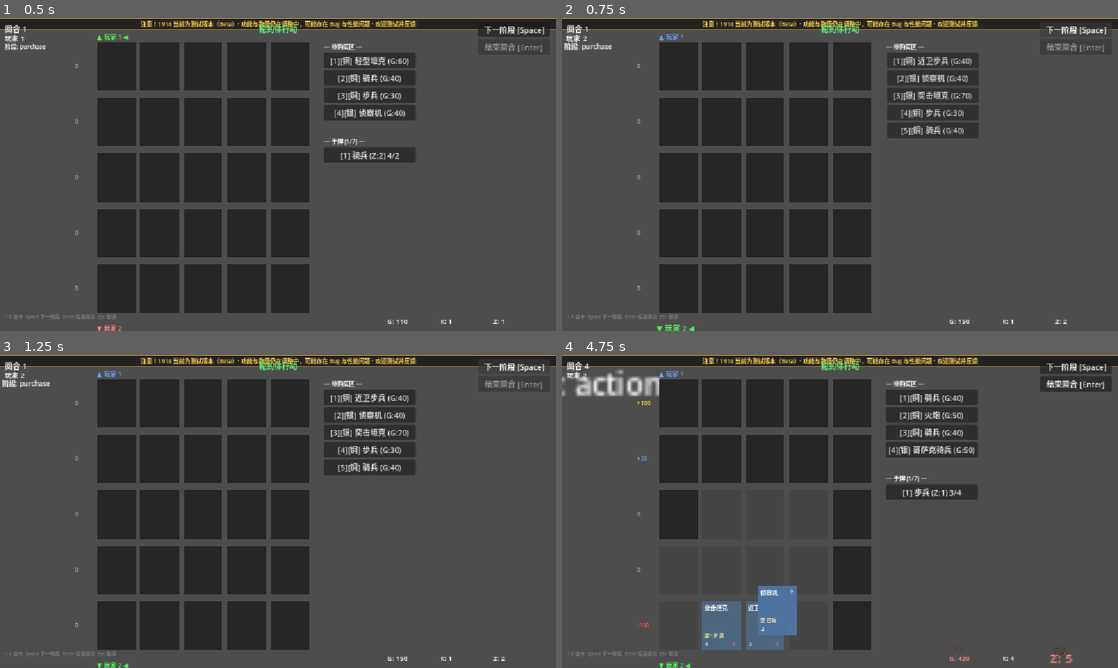
Above: before the commit, frames 1-4 (two rows, left to right).
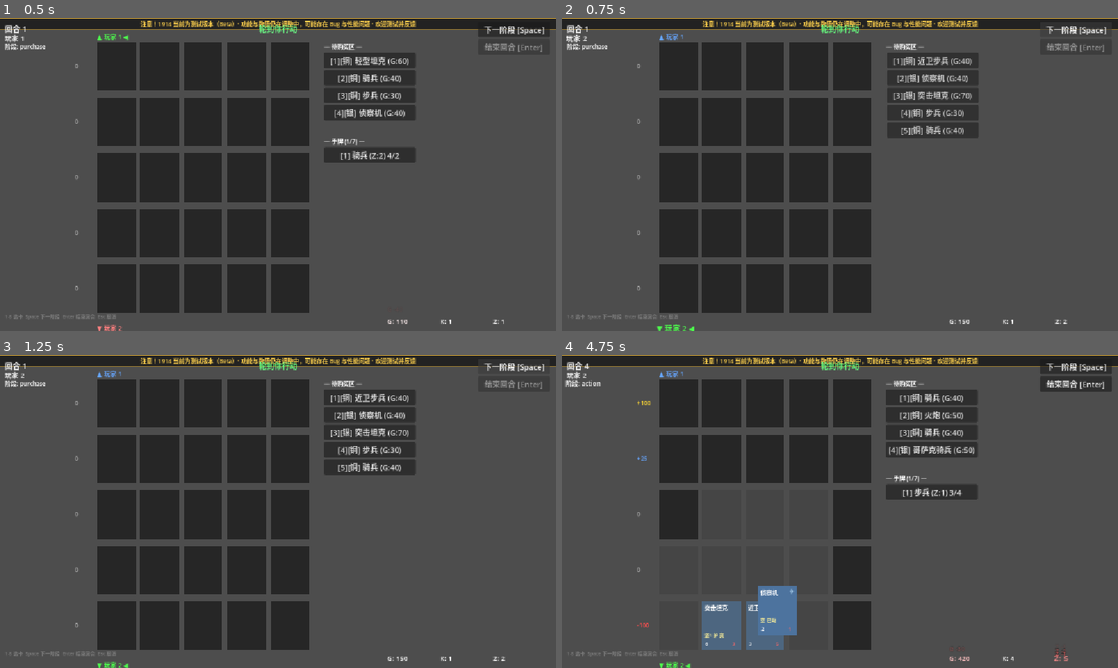
Above: after the commit, the same moments.

Repository: fdvecbtwdh/1914
Game: Godot game, scene res://tests/anim_shots.tscn
The game is run twice, just before and just after one commit, with the same random seed, the same clock (stepped at 60 frames per second) and the same inputs. This scene is started directly instead of the project's main scene.
Inputs:
- Up to frame 1 (0.5 s): no input
- Up to frame 2 (0.75 s): click "下一阶段 [Space]" at 0.5 s
- Up to frame 3 (1.25 s): no input
- Up to frame 4 (4.75 s): click "[1][银] 侦察机 (G:40)" at 1.25 s; click "[1][铜] 骑兵 (G:40)" at 2 s; click "结束回合 [Enter]" at 2.75 s; click "[1][铜] 步兵 (G:30)" at 3.5 s; click "[2][铜] 步兵 (G:30)" at 4.25 s

Frame 1 is identical in both runs. In frame 2, 0.1% of the frame differs, in the area x 0-9%, y 8-11%; in frame 3, 0.1%; in frame 4, 1.0%, in the area x 0-92%, y 4-99%.

Commit message:
fix(ui): 资源数字变红后回不到原色（动画被打断留在中间态）
现象：花掉资源后右下角 G/K/Z 变红，然后一直红着不恢复。

原因：pop / shake / tint 每次触发都以"当前值"为基态并在结尾还原。连续两次触发时
（例如连买两张卡，同一个标签连续泛红），第二次把"正在变红的中间态"当成基态记下来，
结束时还原到那个红色中间值，就永远停在红色（scale 同理，会停在放大态）。

修法：三种动画都加打断安全机制 —— 记住第一次触发时的基态（scale / position / RGB），
新触发先 kill 旧 Tween，结束时恢复到记住的基态并清理标记；tint 仍然不碰 alpha。

回归：tests/anim_verify.gd 新增"打断安全"断言（连续 tint/pop/shake 后必须回基态）
与真实路径收尾断言（G/K/Z 标签颜色回白、scale 回 1）。修复前稳定复现
"染色被打断后仍回到原色 (1.0, 0.568, 0.568, 1.0)"，修复后 43 项断言全过。

Diff:
--- a/scripts/ui/ui_anim.gd
+++ b/scripts/ui/ui_anim.gd
@@ -31,6 +31,45 @@
 	return node != null and is_instance_valid(node) and node.has_meta(FLOAT_META)
 
 
+## 打断安全（interruption-safe）机制：
+## 同一节点上重复触发同一种动画时（例：连续两次购买让同一个资源标签连续泛红），
+## 旧 Tween 必须被杀掉，而且"基态"（原始 scale / position / 颜色）在第一次触发时就被记住，
+## 收尾把节点恢复到那个基态 —— 否则第二次动画会把"红的中间态"当成原色，颜色就永远回不去了。
+static func _kill_prev(node: CanvasItem, key: String) -> void:
+	var meta := _tw_meta(key)
+	if node.has_meta(meta):
+		var prev: Variant = node.get_meta(meta)
+		if prev is Tween and (prev as Tween).is_valid():
+			(prev as Tween).kill()
+		node.remove_meta(meta)
+
+
+static func _track(node: CanvasItem, key: String, t: Tween) -> void:
+	node.set_meta(_tw_meta(key), t)
+
+
+static func _base(node: CanvasItem, key: String, cur: Variant) -> Variant:
+	var meta := _base_meta(key)
+	if node.has_meta(meta):
+		return node.get_meta(meta)
+	node.set_meta(meta, cur)
+	return cur
+
+
+static func _settle(node: CanvasItem, key: String) -> void:
+	for meta in [_tw_meta(key), _base_meta(key)]:
+		if node.has_meta(meta):
+			node.remove_meta(meta)
+
+
+static func _tw_meta(key: String) -> String:
+	return "ui_anim_tw_" + key
+
+
+static func _base_meta(key: String) -> String:
+	return "ui_anim_base_" + key
+
+
 ## 快速"弹一下"：放大到 peak 再回原位。用于数字标签、卡牌、标记。
 static func pop(node: CanvasItem, peak: float = 1.12, dur: float = 0.18) -> void:
 	if not _ok(node):
@@ -39,18 +78,26 @@
 		var c := node as Control
 		if c.size != Vector2.ZERO:
 			c.pivot_offset = c.size * 0.5
-	var base: Vector2 = node.scale
+	_kill_prev(node, "pop")
+	var base: Vector2 = _base(node, "pop", node.scale)
 	var t := node.create_tween()
 	t.set_trans(Tween.TRANS_BACK).set_ease(Tween.EASE_OUT)
 	t.tween_property(node, "scale", base * peak, dur * 0.4)
 	t.tween_property(node, "scale", base, dur * 0.6)
+	t.tween_callback(func():
+		if _ok(node):
+			node.scale = base
+			_settle(node, "pop")
+	)
+	_track(node, "pop", t)
 
 
 ## 左右抖动。用于受击卡牌；结束时回到原位置。
 static func shake(node: Control, amp: float = 6.0, dur: float = 0.26) -> void:
 	if not _ok(node):
 		return
-	var base: Vector2 = node.position
+	_kill_prev(node, "shake")
+	var base: Vector2 = _base(node, "shake", node.position)
 	var steps := 6
 	var t := node.create_tween()
 	for i in range(steps):
@@ -58,21 +105,33 @@
 		var decay := 1.0 - float(i) / float(steps)
 		t.tween_property(node, "position", base + Vector2(amp * dir * decay, 0.0), dur / float(steps))
 	t.tween_property(node, "position", base, dur / float(steps))
+	t.tween_callback(func():
+		if _ok(node):
+			node.position = base
+			_settle(node, "shake")
+	)
+	_track(node, "shake", t)
 
 
 ## 颜色闪烁（modulate 叠加染色，结束后还原）。
-## 只改 RGB、不碰 alpha：否则会和淡入/淡出类动画抢同一个属性。
-## 典型坑：缩放入场（alpha 0→1）与染色同时跑，染色把进场前捕获的 alpha=0 写回去，
-## 动画结束后整张卡变全透明，要等下一次整屏重绘才"重新出现"。
+## - 只改 RGB、不碰 alpha：否则会和淡入/淡出类动画抢同一个属性（缩放入场时会把 alpha 写回 0）。
+## - 基色在第一次染色时记住，被打断也不丢：连续两次变红后仍能回到原色，不会"红着不走"。
 static func tint(node: CanvasItem, color: Color, dur: float = 0.4) -> void:
 	if not _ok(node):
 		return
-	var base: Color = node.modulate
-	var from := Color(base.r, base.g, base.b)
+	_kill_prev(node, "tint")
+	var base: Color = _base(node, "tint", Color(node.modulate.r, node.modulate.g, node.modulate.b))
+	var from := Color(node.modulate.r, node.modulate.g, node.modulate.b)
 	var peak := Color(color.r, color.g, color.b)
 	var t := node.create_tween()
 	t.tween_method(_apply_rgb.bind(node), from, peak, dur * 0.25)
-	t.tween_method(_apply_rgb.bind(node), peak, from, dur * 0.75)
+	t.tween_method(_apply_rgb.bind(node), peak, base, dur * 0.75)
+	t.tween_callback(func():
+		if _ok(node):
+			_apply_rgb(base, node)
+			_settle(node, "tint")
+	)
+	_track(node, "tint", t)
 
 
 ## 只写回 modulate 的 RGB，当前 alpha 原样保留（避免把别人的淡入淡出踩掉）。
--- a/tests/anim_verify.gd
+++ b/tests/anim_verify.gd
@@ -40,6 +40,12 @@
 	await frames(60)
 	check("动画结束后无残留临时节点 (board)", _marked_children(board).is_empty(), str(_marked_children(board)))
 	check("回合数已推进", tm.get_state().turn >= 2, "turn=%d" % tm.get_state().turn)
+	# 真实路径收尾：一路买/部署/移动/攻击之后，资源标签不能停在"变红/放大"的中间态
+	for pair in [["G", hand._g_label], ["K", hand._k_label], ["Z", hand._z_label]]:
+		var lbl: Label = pair[1]
+		var ok_rgb: bool = lbl.modulate.r > 0.99 and lbl.modulate.g > 0.99 and lbl.modulate.b > 0.99
+		check("收尾：资源标签 %s 颜色回到白色" % pair[0], ok_rgb, str(lbl.modulate))
+		check("收尾：资源标签 %s 缩放回到 1" % pair[0], lbl.scale.distance_to(Vector2.ONE) < 0.02, str(lbl.scale))
 	# 复盘模式：不应产生任何临时动画节点（复盘是全图静态展示）
 	board.review_mode = true
 	board.render_review_state(tm.get_state())
@@ -49,6 +55,33 @@
 	board.review_mode = false
 	board._on_state_changed(tm.get_state())
 	await frames(2)
+
+	# ── UiAnim 打断安全：连续触发同一种动画后，节点必须回到基态而不是停在中间态 ──
+	# 真实场景：连买两张卡，同一个资源标签连续泛红；旧实现会把"红的中间态"当成原色，之后一直红着。
+	var probe := Label.new()
+	probe.text = "probe"
+	probe.modulate = Color(1, 1, 1, 1)
+	hand.add_child(probe)
+	var probe_pos: Vector2 = probe.position
+	var red := Color(1.0, 0.55, 0.55)
+	for _i in range(3):
+		UiAnim.tint(probe, red, 0.5)
+		await frames(6)
+	await frames(60)
+	check("染色被打断后仍回到原色", probe.modulate.r > 0.99 and probe.modulate.g > 0.99 and probe.modulate.b > 0.99,
+		str(probe.modulate))
+	for _i in range(2):
+		UiAnim.pop(probe, 1.3, 0.3)
+		await frames(4)
+	await frames(45)
+	check("弹动被打断后 scale 回 1", probe.scale.distance_to(Vector2.ONE) < 0.01, str(probe.scale))
+	for _i in range(2):
+		UiAnim.shake(probe, 6.0, 0.26)
+		await frames(4)
+	await frames(40)
+	check("抖动被打断后回到原位", probe.position.distance_to(probe_pos) < 0.5,
+		"pos=%s base=%s" % [str(probe.position), str(probe_pos)])
+	probe.queue_free()
 
 	# 战线占领度标签：变化时弹动 + 飘增量（直接注入前后状态，与对局解耦）
 	var fc_prev: BattleState = tm.get_state().duplicate(true)
